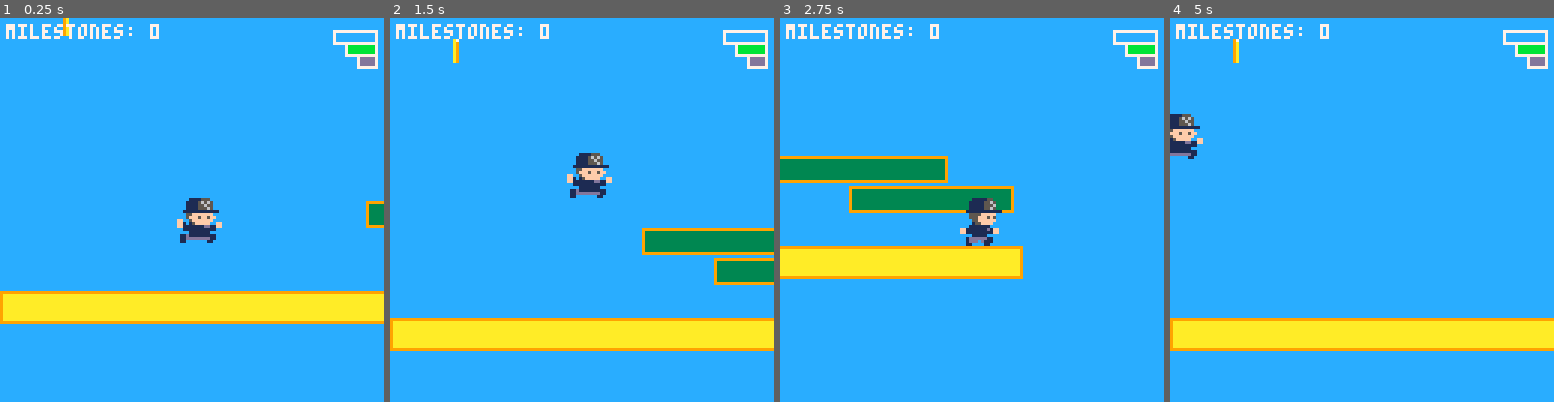
Above: before the commit, frames 1-4 (left to right).
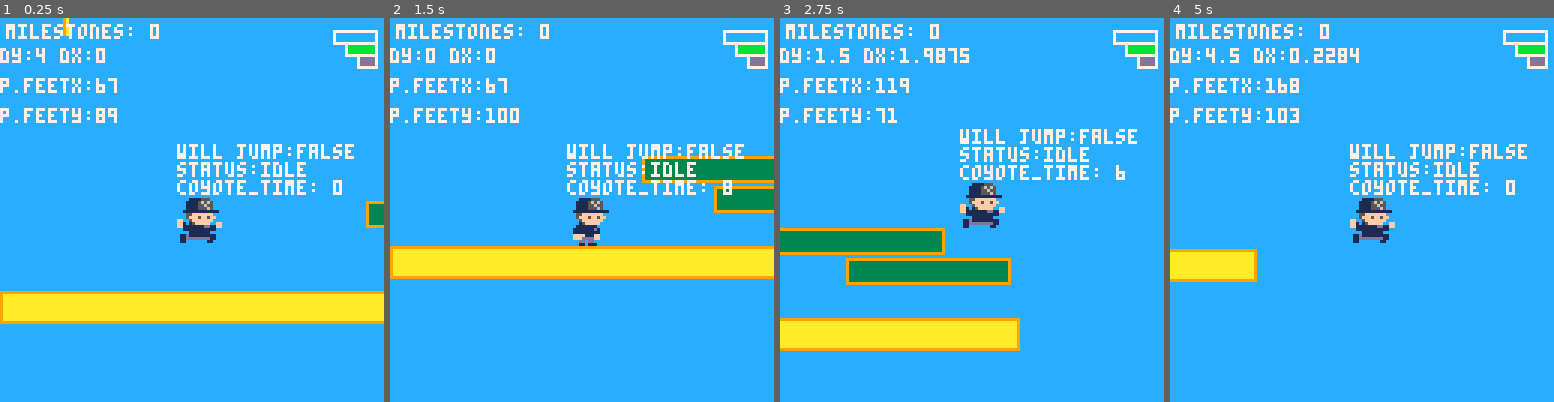
Above: after the commit, the same moments.

Repository: teamgantt/gantt-runner
Game: PICO-8 cartridge gantt-runner.p8
Same seed, same stepped clock (60 frames per second), same inputs: the game is played once before the commit and once after it.
Inputs:
- Up to frame 1 (0.25 s): no input
- Up to frame 2 (1.5 s): tap X (X key) at 0.33, 1.07 s; tap O (Z key) at 0.7 s
- Up to frame 3 (2.75 s): hold Right 1.6-2.1 s; tap O (Z key) at 1.7, 2.1, 2.5 s; tap X (X key) at 1.85 s; hold Right from 2.47 s (still down)
- Up to frame 4 (5 s): tap O (Z key) every 0.4 s from 2.9 to 4.9 s; tap X (X key) at 2.97, 4.08 s; release Right at 3.03 s; hold Left 3.08-3.58 s; hold Right 4.02-4.68 s

The runs differ from the first frame. In frame 1, 3.4% of the frame differs, in the area x 0-93%, y 7-47%; in frame 2, 27%, in the area x 0-100%, y 5-87%; in frame 3, 24%; in frame 4, 16%.

Commit message:
adds player-friendly jumping
- implements 8 frames of "coyote time"
- adds an early grace period before landing where jump is remembered and executed

Diff:
--- a/gantt-runner.p8
+++ b/gantt-runner.p8
@@ -12,10 +12,9 @@
 #include src/player.lua
 #include src/camera.lua
 #include src/game.lua
-#include src/ui.lua
 
 function _init()
-	debug=false
+	debug=true
 	cam={x=0,y=0}
 	i_player()
 	i_gantt()
@@ -37,15 +36,22 @@
 	d_milestone_anims()
 	d_camera_follow()
 	d_player()
-	d_ui()
+
+	local screen_top=cam.y+128/2
+	local screen_bottom=cam.y+128
+
+	spr(42, cam.x+110, cam.y+2, 2,2) --tg logo
+
 
 	--debug stuff
 	if (debug) then
-		print("can jump: "..tostr(player.can_jump)..', status:'..player.move, cam.x, cam.y, 9)
 		print("dy:"..tostr(player.dy)..' dx:'..tostr(player.dx),cam.x, cam.y+10,7)
-		print("player.x:"..flr(player.x), cam.x, cam.y+20, 7)
-		print("player.y:"..flr(player.y), cam.x, cam.y+30, 7)
+		print("p.feetx:"..flr(player.feet_x), cam.x, cam.y+20, 7)
+		print("p.feety:"..flr(player.feet_y), cam.x, cam.y+30, 7)
 	end
+	print("milestones: "..player.milestones, cam.x+2, cam.y+2, 7)
+
+
 end
 
 
@@ -86,16 +92,16 @@
 00000000f1111f0009aaaaa0009aaa000009a00000a999000a9a999000aa9900000a900000aaa90000fffddddff00000001dddddd110000011ddddddddd11000
 0000000000555000009aaa000099aa000009a000009a990000a9990000a99900000a900000aaa9000000dd0dd0000000001ddd0d111000001100000000110000
 00000000050005000009a0000009a0000009a0000009a000000a9000000a9000000a9000000a9000000011011100000000110000110000000000000000000000
-00001111555000000000111115500000000011111550000000001111555000000000001155500000000000000000000000000000000000000000000000000000
-00011115656500000001111155650000000111115565000000011115656500000000011155650000000000000000000000000000000000000000000000000000
-00011115565500000001111155560000000111115556000000011115565500000000111155560000077777777777777700000000000000000000000000000000
-0001111555650000000111115565000000011111556500000001111555650000000011115511110007ccccccccccccc700000000000000000000000000000000
-0011111111111100001111111111110000111111111111000011111111111100000011111111000007ccccccccccccc700000000000000000000000000000000
-00055fffffff00000005555fffff00000005555fffff000000055fffffff00000fff111ff5f0000007ccccccccccccc700000000000000000000000000000000
-0005fff5ff5ff000000555fff5f50000000555fff5f500000005fff5ff5ff0000fff15fffff00000077777777777777700000000000000000000000000000000
-00005fffffff0000000055ffffff0000000055ffffff0000ff005fffffff00000ffff55ffff00000000007bbbbbbbbb700000000000000000000000000000000
-000015fffff000000000155ffff000000000155ffff00000ff1015fffff00ff001110555ff0fff00000007bbbbbbbbb700000000000000000000000000000000
-000111111100000000011111110000000000111111000000ff1111111dd11ff000111111111fff00000007bbbbbbbbb700000000000000000000000000000000
+00001111555000000000111115500000000000000000000000001111555000000000001155500000000000000000000000000000000000000000000000000000
+00011115656500000001111155650000000011115550000000011115656500000000011155650000000000000000000000000000000000000000000000000000
+00011115565500000001111155560000000111115565000000011115565500000000111155560000077777777777777700000000000000000000000000000000
+0001111555650000000111115565000000011111555600000001111555650000000011115511110007ccccccccccccc700000000000000000000000000000000
+0011111111111100001111111111110000011111556500000011111111111100000011111111000007ccccccccccccc700000000000000000000000000000000
+00055fffffff00000005555fffff0000001111111111110000055fffffff00000fff111ff5f0000007ccccccccccccc700000000000000000000000000000000
+0005fff5ff5ff000000555fff5f500000005555fffff00000005fff5ff5ff0000fff15fffff00000077777777777777700000000000000000000000000000000
+00005fffffff0000000055ffffff0000000055fff5f50000ff005fffffff00000ffff55ffff00000000007bbbbbbbbb700000000000000000000000000000000
+000015fffff000000000155ffff00000000015ffffff0000ff1015fffff00ff001110555ff0fff00000007bbbbbbbbb700000000000000000000000000000000
+000111111100000000011111110000000000155ffff00000ff1111111dd11ff000111111111fff00000007bbbbbbbbb700000000000000000000000000000000
 001111111d100000ff1111111d1ff000000111111d00000000111111111110000001111111100000000007777777777700000000000000000000000000000000
 0011111111100000ff111111111ff0000001fff111f00000000011111110000000001111100000000000000007ddddd700000000000000000000000000000000
 00ffff111ff0000000001111100000000000fff11ff00000011d11111111100000001111100000000000000007ddddd700000000000000000000000000000000
--- a/src/collision.lua
+++ b/src/collision.lua
@@ -8,8 +8,8 @@
 	for k,bar in ipairs(g.bars) do
 		if player.x+8 >= bar.x0 and player.x <= bar.x1 then
 			--early jump allowance 4px
-			if player.feet_y+6 >= bar.y0 and player.feet_y <= bar.y1 then
-				player.can_jump=true
+			if btnp(❎) and player.feet_y >= bar.y0-10 and player.feet_y <= bar.y1 then
+				player.will_jump=true
 			end
 
 			--check if player is within platform y range
--- a/src/player.lua
+++ b/src/player.lua
@@ -17,11 +17,20 @@
 		flip_x=false,
 		x=59,
 		y=59,
+		coyote_time=0,
 		feet_x=0,
 		feet_y=0,
 		on_platform=false,
-		can_jump=false,
+		will_jump=false,
 		move='idle', -- idle, run, sprint
+
+		-- functions
+		jump=function()
+			player.coyote_time=0
+			player.dy=-player.boost
+			sfx(player.sfx_jump)
+			dust(player.feet_x-4,player.feet_y,2,3,{6,7},4)
+		end,
 
 		-- sfx
 		sfx_jump=0,
@@ -85,11 +94,14 @@
 	end
 
 	--jumping
-	if btnp(❎) and player.on_platform == true then --jump
-		player.dy-=player.boost
-		player.can_jump=false
-		sfx(player.sfx_jump)
-		dust(player.feet_x-4,player.feet_y,2,3,{6,7},4)
+	if btnp(❎) and (player.on_platform == true or player.coyote_time > 0) then --jump
+		player.jump()
+	end
+
+	--player hit jump button before landing in grace zone
+	if player.on_platform and player.will_jump then
+		player.jump()
+		player.will_jump=false
 	end
 
 
@@ -104,6 +116,15 @@
 	--apply dx and dy to player position
 	player.x+=player.dx
 	player.y+=player.dy
+
+	--coyote time
+	if (player.on_platform) then
+		player.coyote_time=8 --reset
+	elseif (player.dy > 0 and player.coyote_time > 0) then
+		player.coyote_time-=1
+	elseif (player.dy < 0) then
+		player.coyote_time=0 --remove during jump
+	end
 
 
 	--if run off screen warp to other side
@@ -156,6 +177,12 @@
 end
 
 function d_player()
+	if debug then
+		print("coyote_time: "..player.coyote_time, player.x, player.y-6, 7)
+		print('status:'..player.move, player.x, player.y-12, 7)
+		print("will jump:"..tostr(player.will_jump), player.x, player.y-18, 7)
+	end
+
 	if ((player.move=='run' or player.move=='sprint') and player.on_platform) then
 		spr(run_anim.frames[flr(run_anim.f)], player.x, player.y, 2, 2, player.flip_x)
 	elseif (player.dy > 0) then
Not shown, changed: the sound effects (__sfx__) section of gantt-runner.p8
